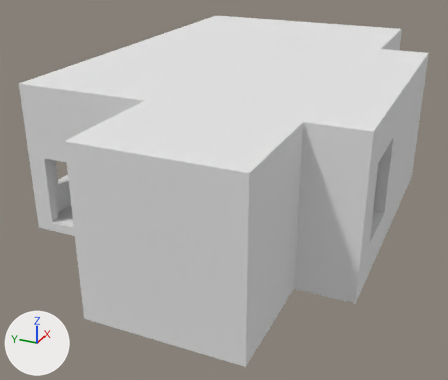
The OBJ model VRRage-VR/assets/models/pub/Raum.obj as it was, and as the next commit left it.
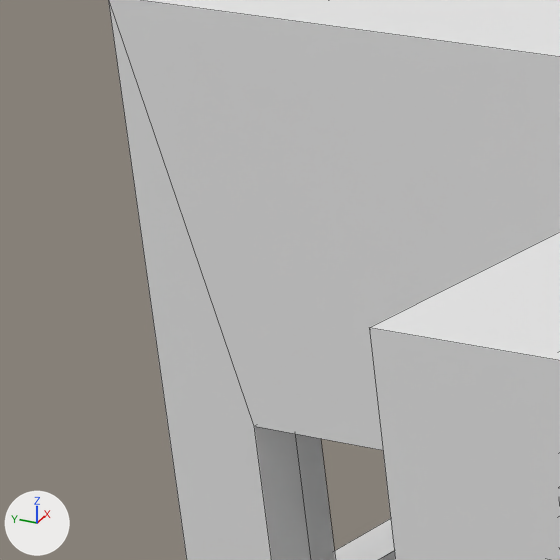
There are two pictures of each version: one whole from a 50 mm camera at (-18.18, -8.73, 8.86) aimed at (-0.92, -0.96, 0.24), one close up on the part from 0% to 22% of the width and 22% to 48% of the height. The lights are fixed; the arrows at lower left show +X, +Y and +Z. The close-ups show mesh edges as thin lines. Where no turn or scale is listed for an object, it has been applied to the vertices.

Script lines for the objects in view, before the commit:
```python
me_raum_1 = bpy.data.meshes.new('Raum_1')
me_raum_1.from_pydata(...)  # 72 vertices, 70 faces; spans x -4.82..4.13, y -6.37..3.65, z -0.3..4.3
me_raum_1.materials.append(mat_wand)  # white #e7e7e7
# before: 4 (-4.52, -2.86, 2.12), 9 (-4.52, -4.18, 2.12), 23 (-4.52, 3.08, 2.12), 34 (-4.52, 1.76, 2.12), 40 (-4.82, -2.86, 2.12)
# before: 45 (-4.82, -4.18, 2.12), 59 (-4.82, 3.08, 2.12) at pixel (254, 426), 70 (-4.82, 1.76, 2.12)
me_raum_3 = bpy.data.meshes.new('Raum_3')
me_raum_3.from_pydata(...)  # 32 vertices, 31 faces; spans x -8.16..-4.82, y -4.74..-0.47, z -0.3..4.3
me_raum_3.materials.append(mat_wand)  # white #e7e7e7
ob_raum_1 = bpy.data.objects.new('Raum_1', me_raum_1)
ob_raum_1.location = (0.0, 0.0, 0.0)
ob_raum_3 = bpy.data.objects.new('Raum_3', me_raum_3)
ob_raum_3.location = (0.0, 0.0, 0.0)
```
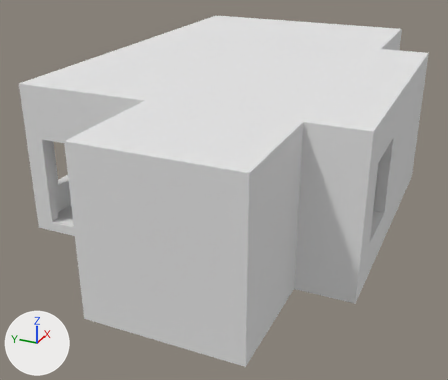
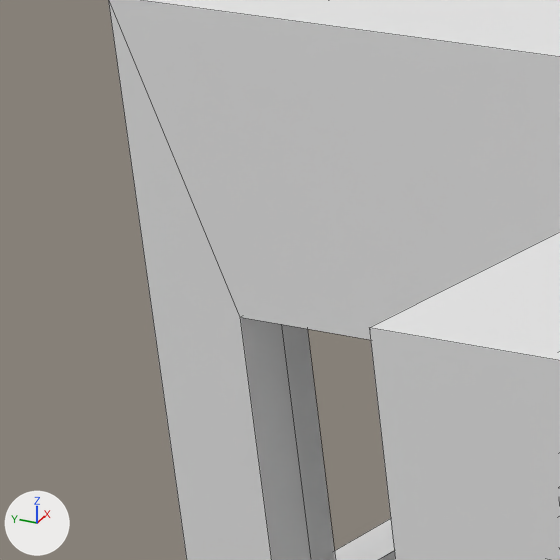
Pixel boxes (x1, y1, x2, y2) of what changed, in the close-ups (560 x 560 px; the box of a moved part takes in the faces that stretch with it):
part 1 of me_raum_1, moved or reshaped
    before: (109, 3, 383, 450)
    after: (109, 3, 370, 438)

Edits to the bpy script that builds the scene:
```text
Change me_raum_1:
    where me_raum_1.from_pydata(...)  # 72 vertices, 70 faces; spans x -4.82..4.13, y -6.37..3.65, z -0.3..4.3
    used by ob_raum_1; location = (0.0, 0.0, 0.0)
    me_raum_1 part 1
    add for i in [4, 9, 23, 34, 40, 45, 59, 70]: me_raum_1.vertices[i].co += Vector((0.0, 0.0, 0.59))
```
